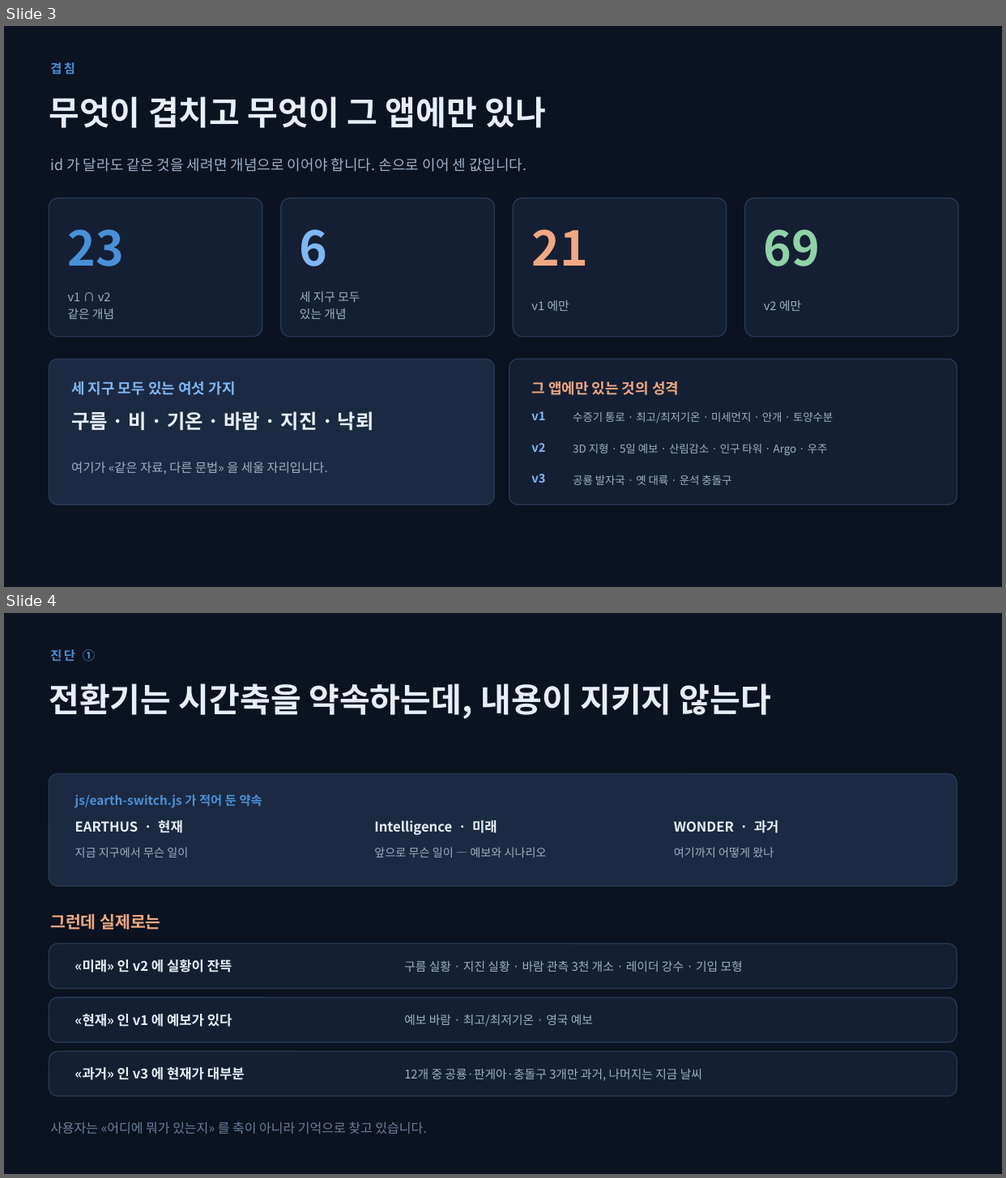
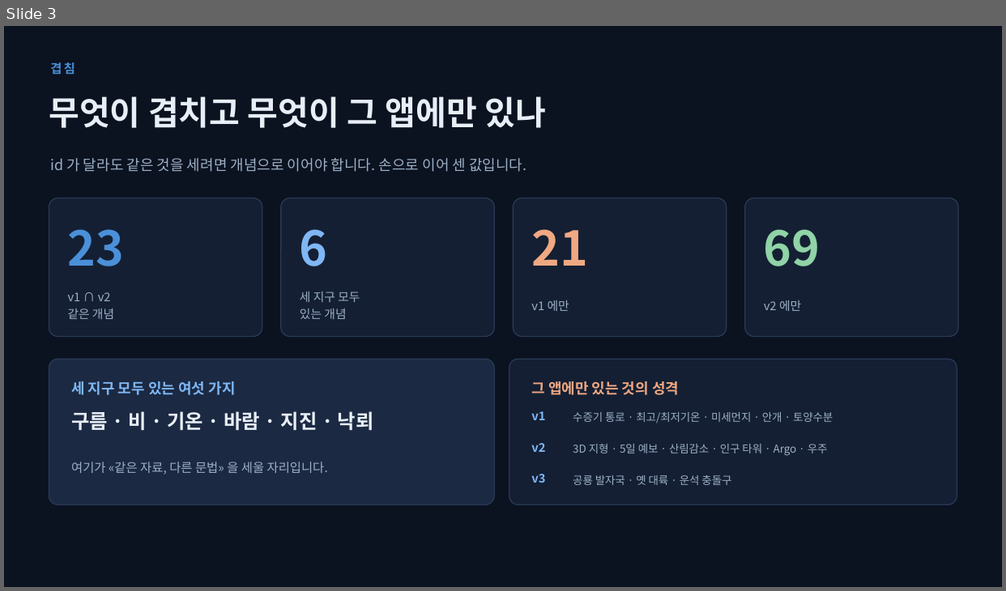
Before and after one commit to icegyul/earthus, a slide deck: docs/proposals/EARTHUS_세지구_메뉴통합제안_20260903.pptx. Shown one above the other, each under a label of ours: slides 3 and 4 before the commit, slide 3 after it. The pictures are 1006x1178 and 1006x591 pixels, drawn with LibreOffice and Linux fonts; fonts in the diff are those of the drawing. Boxes give left, top, right and bottom in pixels: in the first picture for what was removed or moved away, otherwise in the second. Text is boxed around its words. In the diff, an @@ line names an element or a change of style, - is before the commit and + after.

```diff
--- a/docs/proposals/EARTHUS_세지구_메뉴통합제안_20260903.pptx
+++ b/docs/proposals/EARTHUS_세지구_메뉴통합제안_20260903.pptx
@@ slide 4 removed at box(4, 613, 1002, 1174), background #0B1220 @@
@@ text removed at box(50, 649, 95, 662) @@
-진단 ①
@@ text removed at box(49, 683, 771, 719) @@
-전환기는 시간축을 약속하는데, 내용이 지키지 않는다
@@ rounded rectangle removed at box(49, 774, 957, 886) @@
@@ text removed at box(75, 794, 262, 808) @@
-js/earth-switch.js 가 적어 둔 약속
@@ text removed at box(75, 820, 183, 833) @@
-EARTHUS · 현재
@@ text removed at box(374, 820, 497, 835) @@
-Intelligence · 미래
@@ text removed at box(674, 820, 779, 833) @@
-WONDER · 과거
@@ text removed at box(75, 847, 188, 858) @@
-지금 지구에서 무슨 일이
@@ text removed at box(374, 847, 547, 858) @@
-앞으로 무슨 일이 — 예보와 시나리오
@@ text removed at box(674, 847, 774, 858) @@
-여기까지 어떻게 왔나
@@ text removed at box(50, 914, 160, 930) @@
-그런데 실제로는
@@ rounded rectangle removed at box(49, 944, 957, 989) @@
@@ text removed at box(75, 960, 232, 973) @@
-«미래» 인 v2 에 실황이 잔뜩
@@ text removed at box(404, 960, 743, 972) @@
-구름 실황 · 지진 실황 · 바람 관측 3천 개소 · 레이더 강수 · 기입 모형
@@ rounded rectangle removed at box(49, 998, 957, 1043) @@
@@ text removed at box(75, 1014, 232, 1027) @@
-«현재» 인 v1 에 예보가 있다
@@ text removed at box(404, 1015, 593, 1027) @@
-예보 바람 · 최고/최저기온 · 영국 예보
@@ rounded rectangle removed at box(49, 1052, 957, 1097) @@
@@ text removed at box(75, 1067, 245, 1080) @@
-«과거» 인 v3 에 현재가 대부분
@@ text removed at box(404, 1069, 702, 1081) @@
-12개 중 공룡·판게아·충돌구 3개만 과거, 나머지는 지금 날씨
@@ text removed at box(50, 1122, 427, 1134) @@
-사용자는 «어디에 뭐가 있는지» 를 축이 아니라 기억으로 찾고 있습니다.
```
Also in this commit, not shown: 4 slides changed, 1 slide added, 1 other file.
